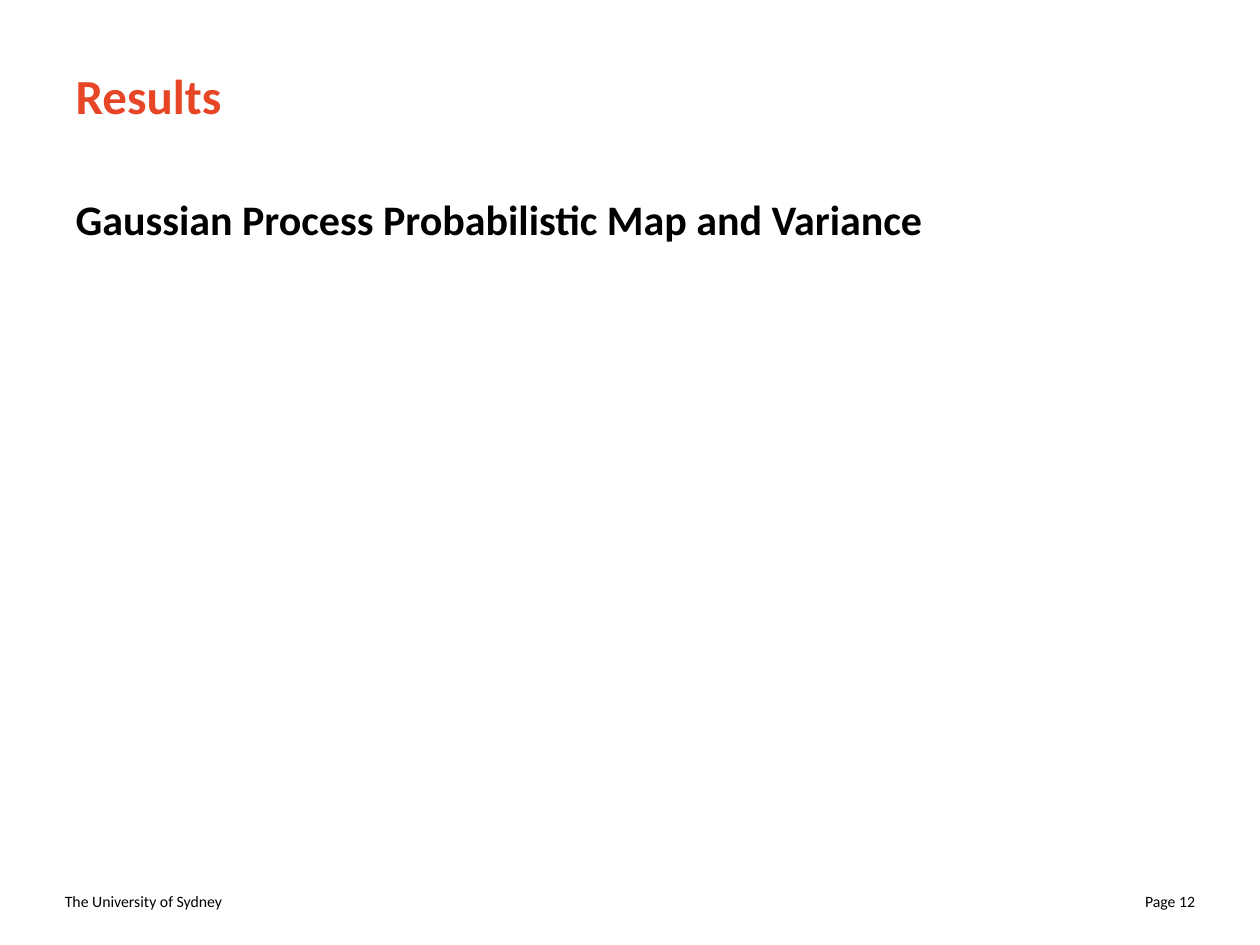
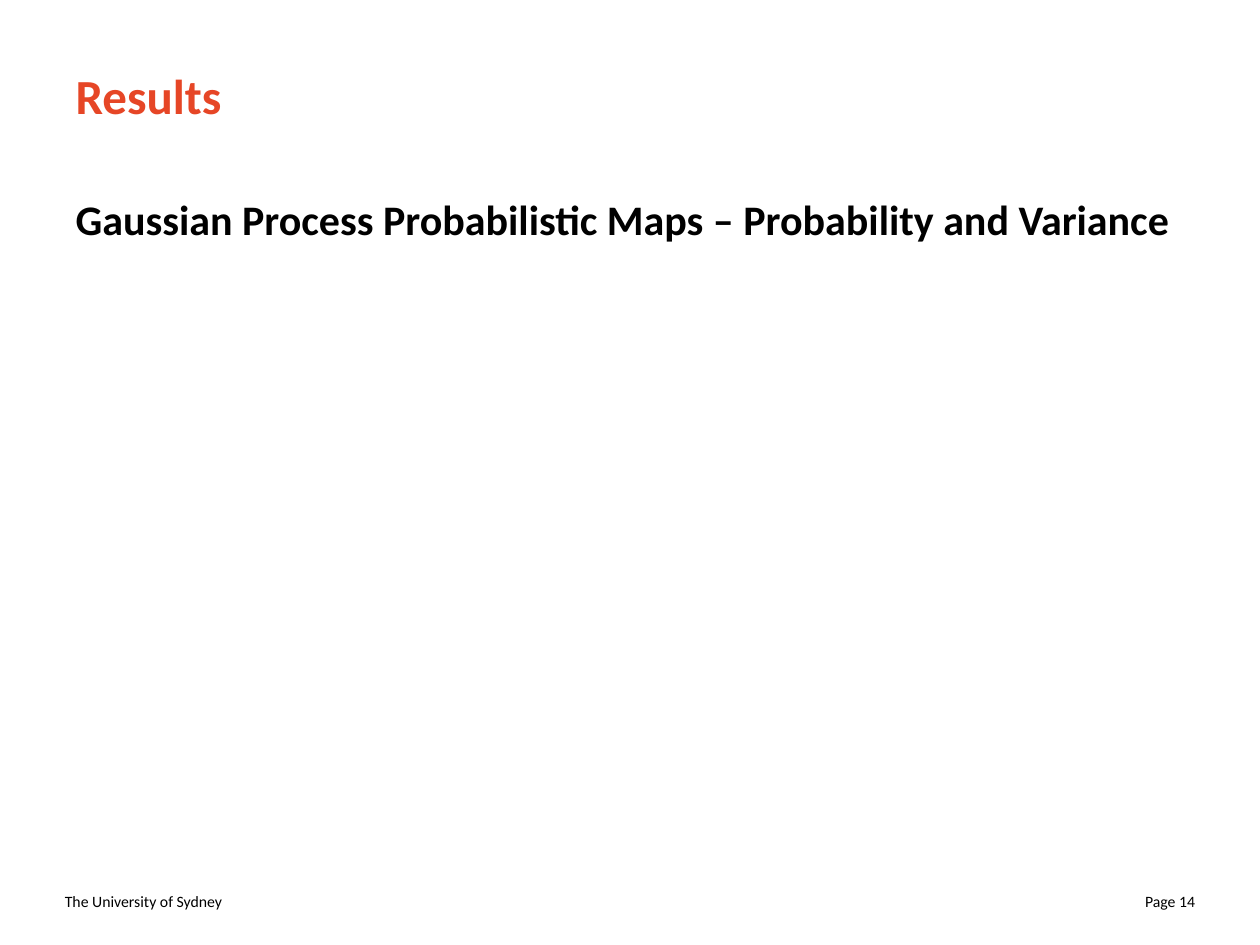
Before and after one commit to juicetin/honours, a slide deck: slide 14 of prez/honours_prez.odp (slide 12 before the commit). Drawn at 1260x945 pixels with LibreOffice and Linux fonts; fonts in the diff are those of the drawing. Boxes give left, top, right and bottom in pixels: in the first picture for what was removed or moved away, otherwise in the second. Text is boxed around its words. In the diff, an @@ line names an element or a change of style, - is before the commit and + after.

```diff
--- a/prez/honours_prez.odp
+++ b/prez/honours_prez.odp
@@ text at [76, 205, 1169, 242]: text changed @@
-Gaussian Process Probabilistic Map and Variance
+Gaussian Process Probabilistic Maps – Probability and Variance
@@ page number at [1145, 897, 1195, 910]: text changed @@
-Page 12
+Page 14
```
Also in this commit, not shown: 4 other slides changed, 3 slides added, 1 slide removed, 1 other file.
